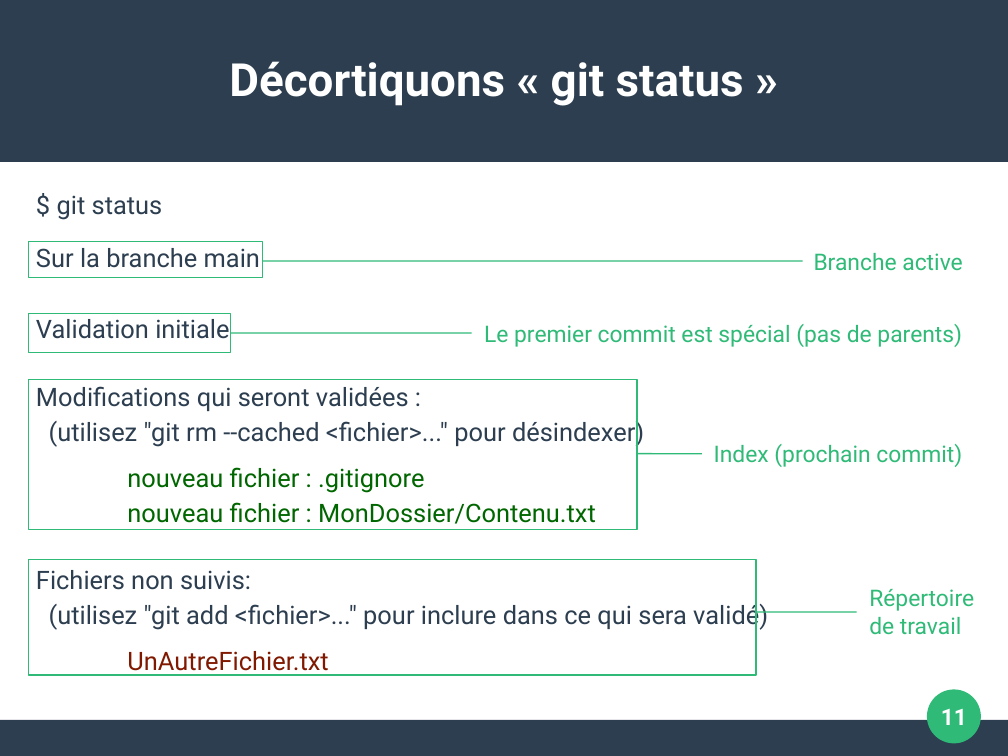
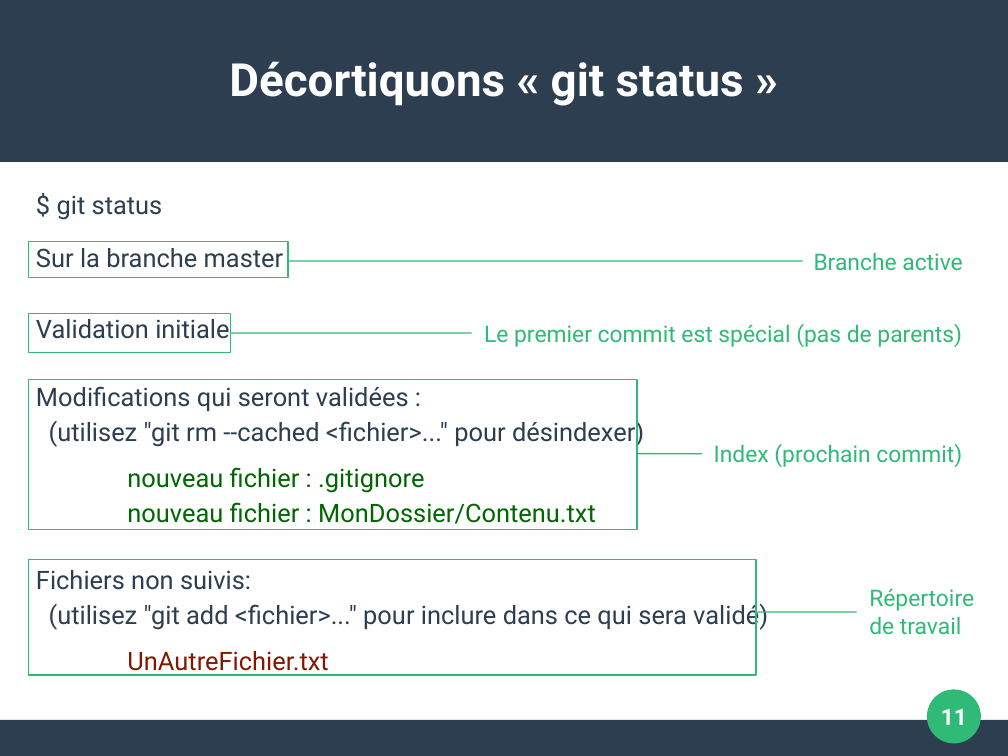
Before and after one commit to pushou/formation-git, a slide deck: slide 11 of Pres2-Versions.odp. Drawn at 1008x756 pixels with LibreOffice and Linux fonts; fonts in the diff are those of the drawing. Boxes give left, top, right and bottom in pixels: in the first picture for what was removed or moved away, otherwise in the second. Text is boxed around its words. In the diff, an @@ line names an element or a change of style, - is before the commit and + after.

```diff
--- a/Pres2-Versions.odp
+++ b/Pres2-Versions.odp
@@ rectangle: place and size @@
-rectangle at box(28, 241, 263, 278)
+rectangle at box(28, 241, 287, 278)
@@ text at box(36, 248, 284, 268): text changed @@
-Sur la branche main
+Sur la branche master
@@ line moved from (263, 261) - (803, 261) to (288, 261) - (803, 261) @@
```
Also in this commit, not shown: 3 other slides changed, 8 other files.
